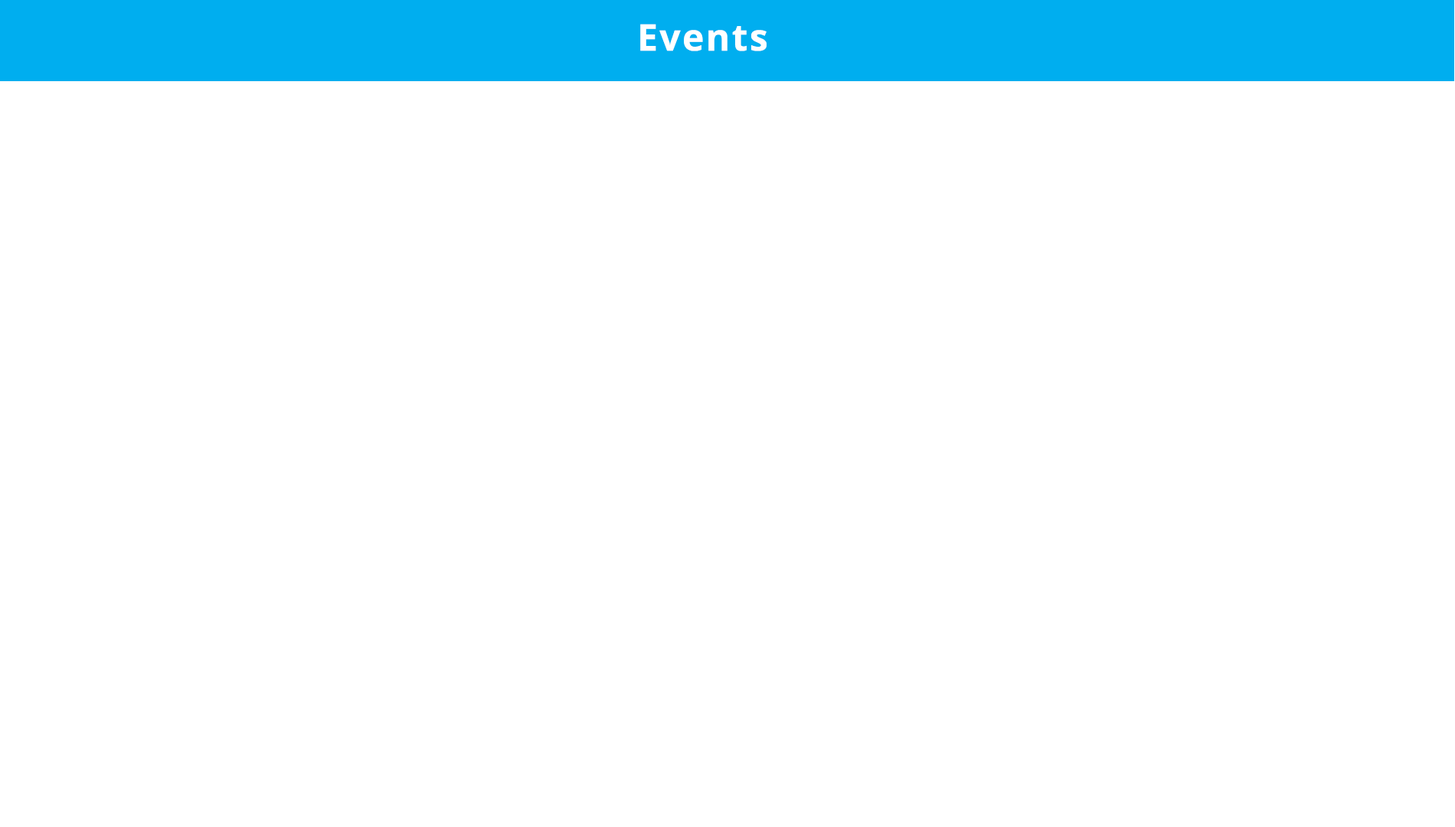
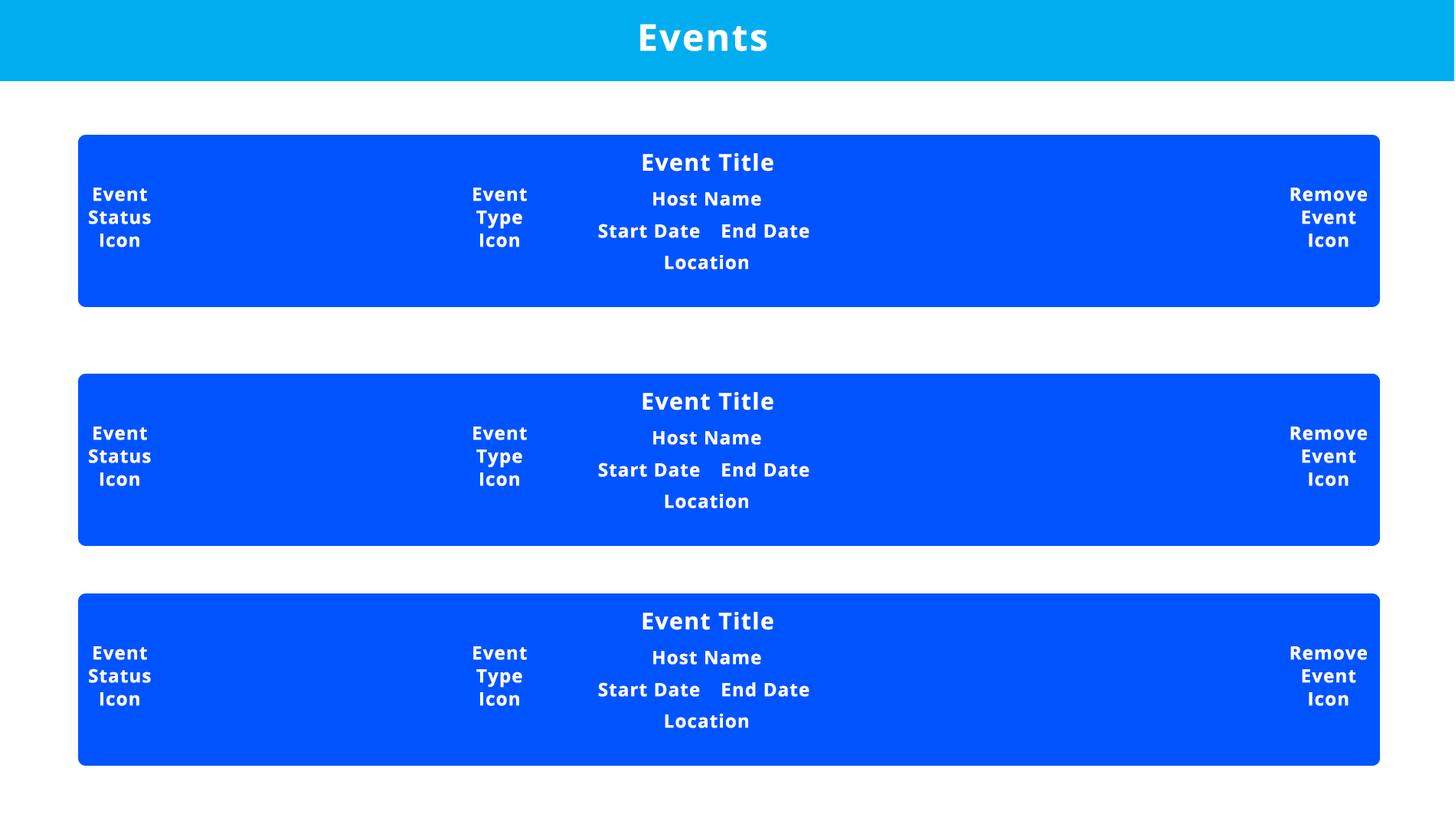
The second 1455px x 827px image is a revision of the first. Changes to its layers:
added group "event-tab copy 2" with 9 layers above "event-tab copy" over 78, 593, 1380, 766
added layer "Remove Event Icon" (1st of 3, in "event-tab copy 2") in group "event-tab copy 2" over 1290, 646, 1367, 707
added layer "Event Status Icon" (1st of 3, in "event-tab copy 2") in group "event-tab copy 2" over 88, 646, 151, 707
added layer "Event Type Icon" (1st of 3, in "event-tab copy 2") in group "event-tab copy 2" over 473, 646, 527, 707
added layer "Event Title" (1st of 3, in "event-tab copy 2") in group "event-tab copy 2" over 642, 611, 774, 631
added layer "Rounded Rectangle 1" (1st of 3, in "event-tab copy 2") in group "event-tab copy 2" over 78, 593, 1380, 766
added group "event-tab copy" with 9 layers above "event-tab" over 78, 373, 1380, 547
added layer "Remove Event Icon" (2nd of 3, in "event-tab copy") in group "event-tab copy" over 1290, 426, 1367, 487
added layer "Event Status Icon" (2nd of 3, in "event-tab copy") in group "event-tab copy" over 88, 426, 151, 487
added layer "Event Type Icon" (2nd of 3, in "event-tab copy") in group "event-tab copy" over 473, 426, 527, 487
added layer "Event Title" (2nd of 3, in "event-tab copy") in group "event-tab copy" over 642, 392, 774, 411
added layer "Rounded Rectangle 1" (2nd of 3, in "event-tab copy") in group "event-tab copy" over 78, 373, 1380, 547
added group "event-tab" with 9 layers above "Background" over 78, 134, 1380, 308
added layer "Remove Event Icon" (3rd of 3, in "event-tab") in group "event-tab" over 1290, 187, 1367, 248
added layer "Event Status Icon" (3rd of 3, in "event-tab") in group "event-tab" over 88, 187, 151, 248
added layer "Event Type Icon" (3rd of 3, in "event-tab") in group "event-tab" over 473, 187, 527, 248
added layer "Rounded Rectangle 1" (3rd of 3, in "event-tab") in group "event-tab" over 78, 134, 1380, 308
…and 13 more changes (13 added)
